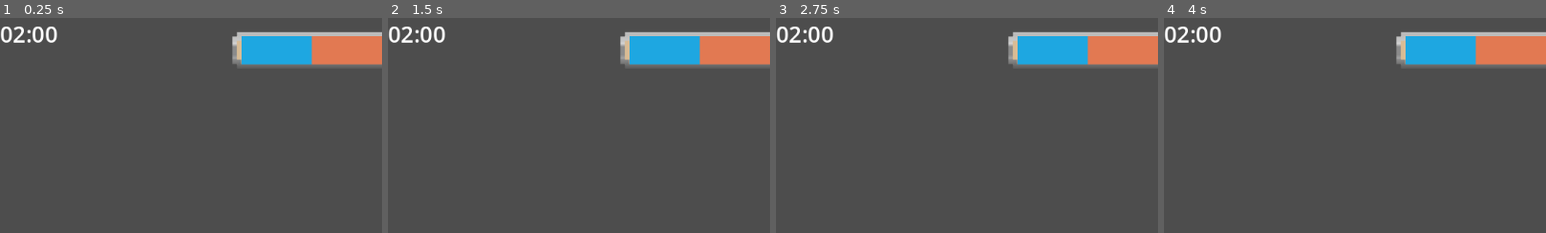
Above: before the commit, frames 1-4 (left to right).
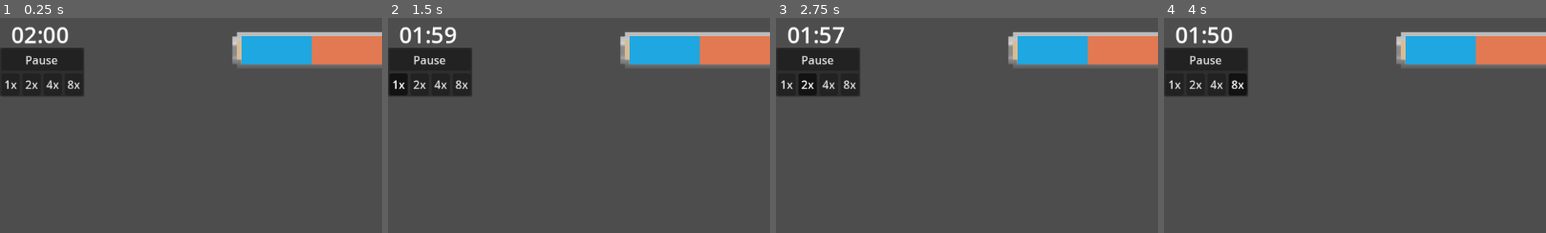
Above: after the commit, the same moments.

Repository: KieranGliver/first-to-bleed
Game: Godot game, scene res://scenes/gm.tscn
Two runs of this game, one before a commit and one after it. Both use one fixed random seed, a clock stepped at 60 frames per second and the inputs below. This scene is started directly instead of the project's main scene.
Inputs (mouse positions are % of the whole screen's width and height, from its top left):
- Up to frame 1 (0.25 s): no input
- Up to frame 2 (1.5 s): click (6, 10) at 0.5 s, where only the run after the commit has a clickable "Pause"; click (1, 15) at 1.25 s, where only the run after the commit has a clickable "1x"
- Up to frame 3 (2.75 s): click (4, 15) at 2 s, where only the run after the commit has a clickable "2x"
- Up to frame 4 (4 s): click (7, 15) at 2.75 s, where only the run after the commit has a clickable "4x"; click (10, 15) at 3.5 s, where only the run after the commit has a clickable "8x"
The pictures show only the part of the screen within x 0-50%, y 0-50%; the shares and areas given below are measured in that part.

The runs differ from the first frame. In frame 1, 5.7% of the frame differs, in the area x 0-22%, y 4-37%; in frame 2, 5.7%; in frame 3, 5.7%; in frame 4, 5.7%.
Error in both runs: Attempt to call function 'list_dir_begin' in base 'null instance' on a null instance. (res://Scripts/Autoload/file_explorer.gd:8)

Commit message:
Added pause button menu

Diff:
--- /dev/null
+++ b/Resources/ButtonGroup/time_button_group.tres
@@ -0,0 +1,3 @@
+[gd_resource type="ButtonGroup" format=3 uid="uid://bgjn4g6wq0lp8"]
+
+[resource]
--- a/project.godot
+++ b/project.godot
@@ -23,6 +23,7 @@
 SessionManager="*res://Scripts/Autoload/session_manager.gd"
 CollectionManager="*res://Scripts/Autoload/collection_manager.gd"
 APIManager="*res://Scripts/Autoload/API_manager.gd"
+SoundManager="*res://scripts/Autoload/sound_manager.gd"
 
 [display]
 
--- a/scenes/gm.tscn
+++ b/scenes/gm.tscn
@@ -22,6 +22,7 @@
 [ext_resource type="Texture2D" uid="uid://crxco5hnhy74x" path="res://Sprites/coin.png" id="13_jedme"]
 [ext_resource type="Texture2D" uid="uid://be536g23n2f73" path="res://Sprites/tile_0106.png" id="14_bm7u4"]
 [ext_resource type="Texture2D" uid="uid://dq1wow6tcfpl8" path="res://Sprites/projectile.png" id="15_xtg4x"]
+[ext_resource type="ButtonGroup" uid="uid://bgjn4g6wq0lp8" path="res://Resources/ButtonGroup/time_button_group.tres" id="18_r6oyp"]
 [ext_resource type="PackedScene" uid="uid://63pk82m54lv3" path="res://Scenes/UI/deck_ui.tscn" id="20_kxgms"]
 [ext_resource type="PackedScene" uid="uid://cjwq3d5nwhk8v" path="res://Scenes/UI/score_bar.tscn" id="21_kxgms"]
 [ext_resource type="Script" uid="uid://pqbi7i383afk" path="res://Scripts/UI/result_ui.gd" id="22_6kbgp"]
@@ -436,6 +437,46 @@
 terrain_set_0/terrain_0/color = Color(0.501961, 0.247059, 0.25098, 1)
 sources/0 = SubResource("TileSetAtlasSource_cbgmd")
 
+[sub_resource type="InputEventKey" id="InputEventKey_nhnne"]
+device = -1
+keycode = 32
+unicode = 32
+
+[sub_resource type="Shortcut" id="Shortcut_lgthh"]
+events = [SubResource("InputEventKey_nhnne")]
+
+[sub_resource type="InputEventKey" id="InputEventKey_wo0mi"]
+device = -1
+keycode = 49
+unicode = 49
+
+[sub_resource type="Shortcut" id="Shortcut_4k0dn"]
+events = [SubResource("InputEventKey_wo0mi")]
+
+[sub_resource type="InputEventKey" id="InputEventKey_uy8v3"]
+device = -1
+keycode = 50
+unicode = 50
+
+[sub_resource type="Shortcut" id="Shortcut_hkp7c"]
+events = [SubResource("InputEventKey_uy8v3")]
+
+[sub_resource type="InputEventKey" id="InputEventKey_irkqx"]
+device = -1
+keycode = 51
+unicode = 51
+
+[sub_resource type="Shortcut" id="Shortcut_4v3ut"]
+events = [SubResource("InputEventKey_irkqx")]
+
+[sub_resource type="InputEventKey" id="InputEventKey_v1eqv"]
+device = -1
+keycode = 52
+unicode = 52
+
+[sub_resource type="Shortcut" id="Shortcut_ycq06"]
+events = [SubResource("InputEventKey_v1eqv")]
+
 [sub_resource type="StyleBoxFlat" id="StyleBoxFlat_6kbgp"]
 bg_color = Color(0.10748, 0.10748, 0.10748, 1)
 corner_radius_top_left = 4
@@ -549,8 +590,75 @@
 wait_time = 0.5
 one_shot = true
 
+[node name="PanelContainer" type="PanelContainer" parent="CanvasLayer/BattleUI"]
+offset_top = 42.0
+offset_right = 116.0
+offset_bottom = 112.0
+
+[node name="MarginContainer" type="MarginContainer" parent="CanvasLayer/BattleUI/PanelContainer"]
+layout_mode = 2
+theme_override_constants/margin_left = 2
+theme_override_constants/margin_top = 2
+theme_override_constants/margin_right = 2
+theme_override_constants/margin_bottom = 2
+
+[node name="VBoxContainer" type="VBoxContainer" parent="CanvasLayer/BattleUI/PanelContainer/MarginContainer"]
+layout_mode = 2
+
+[node name="PauseButton" type="Button" parent="CanvasLayer/BattleUI/PanelContainer/MarginContainer/VBoxContainer"]
+layout_mode = 2
+focus_mode = 0
+toggle_mode = true
+button_group = ExtResource("18_r6oyp")
+shortcut = SubResource("Shortcut_lgthh")
+text = "Pause"
+
+[node name="HBoxContainer" type="HBoxContainer" parent="CanvasLayer/BattleUI/PanelContainer/MarginContainer/VBoxContainer"]
+layout_mode = 2
+
+[node name="SpeedOne" type="Button" parent="CanvasLayer/BattleUI/PanelContainer/MarginContainer/VBoxContainer/HBoxContainer"]
+layout_mode = 2
+size_flags_horizontal = 3
+focus_mode = 0
+toggle_mode = true
+button_group = ExtResource("18_r6oyp")
+shortcut = SubResource("Shortcut_4k0dn")
+text = "1x"
+
+[node name="SpeedTwo" type="Button" parent="CanvasLayer/BattleUI/PanelContainer/MarginContainer/VBoxContainer/HBoxContainer"]
+layout_mode = 2
+size_flags_horizontal = 3
+focus_mode = 0
+toggle_mode = true
+button_group = ExtResource("18_r6oyp")
+shortcut = SubResource("Shortcut_hkp7c")
+text = "2x"
+
+[node name="SpeedThree" type="Button" parent="CanvasLayer/BattleUI/PanelContainer/MarginContainer/VBoxContainer/HBoxContainer"]
+layout_mode = 2
+size_flags_horizontal = 3
+focus_mode = 0
+toggle_mode = true
+button_group = ExtResource("18_r6oyp")
+shortcut = SubResource("Shortcut_4v3ut")
+text = "4x"
+
+[node name="SpeedFour" type="Button" parent="CanvasLayer/BattleUI/PanelContainer/MarginContainer/VBoxContainer/HBoxContainer"]
+layout_mode = 2
+size_flags_horizontal = 3
+focus_mode = 0
+toggle_mode = true
+button_group = ExtResource("18_r6oyp")
+shortcut = SubResource("Shortcut_ycq06")
+text = "8x"
+
 [node name="Timer" type="Label" parent="CanvasLayer/BattleUI"]
 layout_mode = 1
+anchors_preset = -1
+anchor_left = 0.0147059
+anchor_top = 0.00163399
+anchor_right = 0.0147059
+anchor_bottom = 0.00163399
 offset_right = 82.0
 offset_bottom = 45.0
 theme_override_font_sizes/font_size = 32
@@ -825,6 +933,11 @@
 
 [connection signal="claim_tile" from="MapManager" to="." method="_on_map_manager_claim_tile"]
 [connection signal="timeout" from="CanvasLayer/BattleUI/PopupManager/Timer" to="CanvasLayer/BattleUI/PopupManager" method="_on_timer_timeout"]
+[connection signal="pressed" from="CanvasLayer/BattleUI/PanelContainer/MarginContainer/VBoxContainer/PauseButton" to="." method="_on_pause_button_pressed"]
+[connection signal="pressed" from="CanvasLayer/BattleUI/PanelContainer/MarginContainer/VBoxContainer/HBoxContainer/SpeedOne" to="." method="_on_speed_one_pressed"]
+[connection signal="pressed" from="CanvasLayer/BattleUI/PanelContainer/MarginContainer/VBoxContainer/HBoxContainer/SpeedTwo" to="." method="_on_speed_two_pressed"]
+[connection signal="pressed" from="CanvasLayer/BattleUI/PanelContainer/MarginContainer/VBoxContainer/HBoxContainer/SpeedThree" to="." method="_on_speed_three_pressed"]
+[connection signal="pressed" from="CanvasLayer/BattleUI/PanelContainer/MarginContainer/VBoxContainer/HBoxContainer/SpeedFour" to="." method="_on_speed_four_pressed"]
 [connection signal="pressed" from="CanvasLayer/ResultUI/PanelContainer/VBoxContainer/MarginContainer/TabContainer/Timeline/VBoxContainer/MarginContainer/HBoxContainer/Tiles" to="CanvasLayer/ResultUI/PanelContainer/VBoxContainer/MarginContainer/TabContainer/Timeline" method="_on_tiles_pressed"]
 [connection signal="pressed" from="CanvasLayer/ResultUI/PanelContainer/VBoxContainer/MarginContainer/TabContainer/Timeline/VBoxContainer/MarginContainer/HBoxContainer/Ducats" to="CanvasLayer/ResultUI/PanelContainer/VBoxContainer/MarginContainer/TabContainer/Timeline" method="_on_ducats_pressed"]
 [connection signal="pressed" from="CanvasLayer/ResultUI/PanelContainer/VBoxContainer/MarginContainer/TabContainer/Timeline/VBoxContainer/MarginContainer/HBoxContainer/Wood" to="CanvasLayer/ResultUI/PanelContainer/VBoxContainer/MarginContainer/TabContainer/Timeline" method="_on_wood_pressed"]
--- a/scripts/game_manager.gd
+++ b/scripts/game_manager.gd
@@ -69,22 +69,6 @@
 				var building = map_manager.building_map[mouse_coords]
 				popup_manager.initalize_building_popup(building.data, battle_ui.get_local_mouse_position())
 
-	if running:
-		if event.is_action_pressed("ui_pause"):
-			if current_speed != Data.Speed.PAUSED:
-				last_speed = current_speed
-				current_speed = Data.Speed.PAUSED
-			else:
-				current_speed = last_speed
-		elif event.is_action_pressed("ui_speed_1"):
-			current_speed = Data.Speed.NORMAL
-		elif event.is_action_pressed("ui_speed_2"):
-			current_speed = Data.Speed.X2
-		elif event.is_action_pressed("ui_speed_3"):
-			current_speed = Data.Speed.X4
-		elif event.is_action_pressed("ui_speed_4"):
-			current_speed = Data.Speed.X8
-
 
 func setup():
 	var deck_data = SessionManager.session["deck"]
@@ -122,6 +106,8 @@
 	add_wood(0)
 	add_stone(0)
 	timestamp()
+
+	#SoundManager.play("penis_music", -15)
 
 
 func get_segmented_timestamp() -> float:
@@ -300,3 +286,34 @@
 	result_ui.visible = true
 	timestamp()
 	running = false
+	SoundManager.stop("penis_music")
+
+
+func _on_pause_button_pressed() -> void:
+	if running:
+		if current_speed != Data.Speed.PAUSED:
+			last_speed = current_speed
+			current_speed = Data.Speed.PAUSED
+		else:
+			current_speed = last_speed
+			battle_ui.time_buttons[last_speed].button_pressed = true
+
+
+func _on_speed_one_pressed() -> void:
+	if running:
+		current_speed = Data.Speed.NORMAL
+
+
+func _on_speed_two_pressed() -> void:
+	if running:
+		current_speed = Data.Speed.X2
+
+
+func _on_speed_three_pressed() -> void:
+	if running:
+		current_speed = Data.Speed.X4
+
+
+func _on_speed_four_pressed() -> void:
+	if running:
+		current_speed = Data.Speed.X8
--- a/scripts/ui/ui.gd
+++ b/scripts/ui/ui.gd
@@ -9,3 +9,4 @@
 @onready var wood = $Wood
 @onready var stone = $Stone
 @onready var coords = $Coords
+@onready var time_buttons = [$PanelContainer/MarginContainer/VBoxContainer/PauseButton, $PanelContainer/MarginContainer/VBoxContainer/HBoxContainer/SpeedOne, $PanelContainer/MarginContainer/VBoxContainer/HBoxContainer/SpeedTwo, $PanelContainer/MarginContainer/VBoxContainer/HBoxContainer/SpeedThree, $PanelContainer/MarginContainer/VBoxContainer/HBoxContainer/SpeedFour]
Not shown: 1 places in scenes/gm.tscn that only renumber resources
